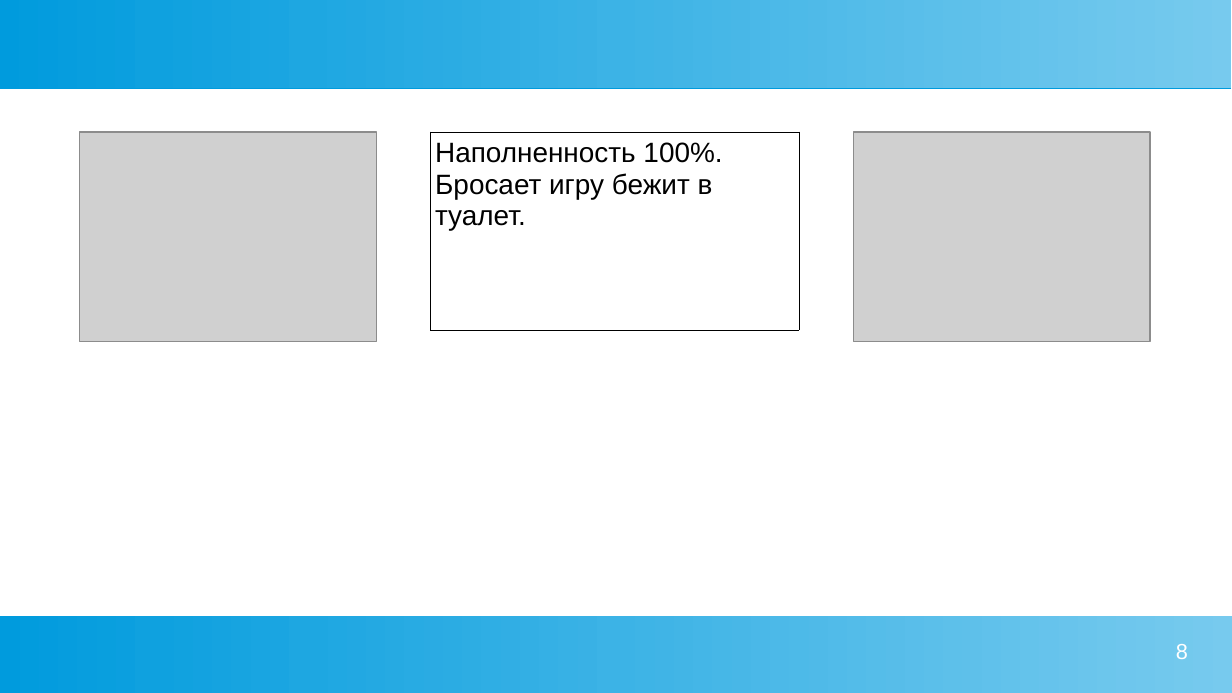
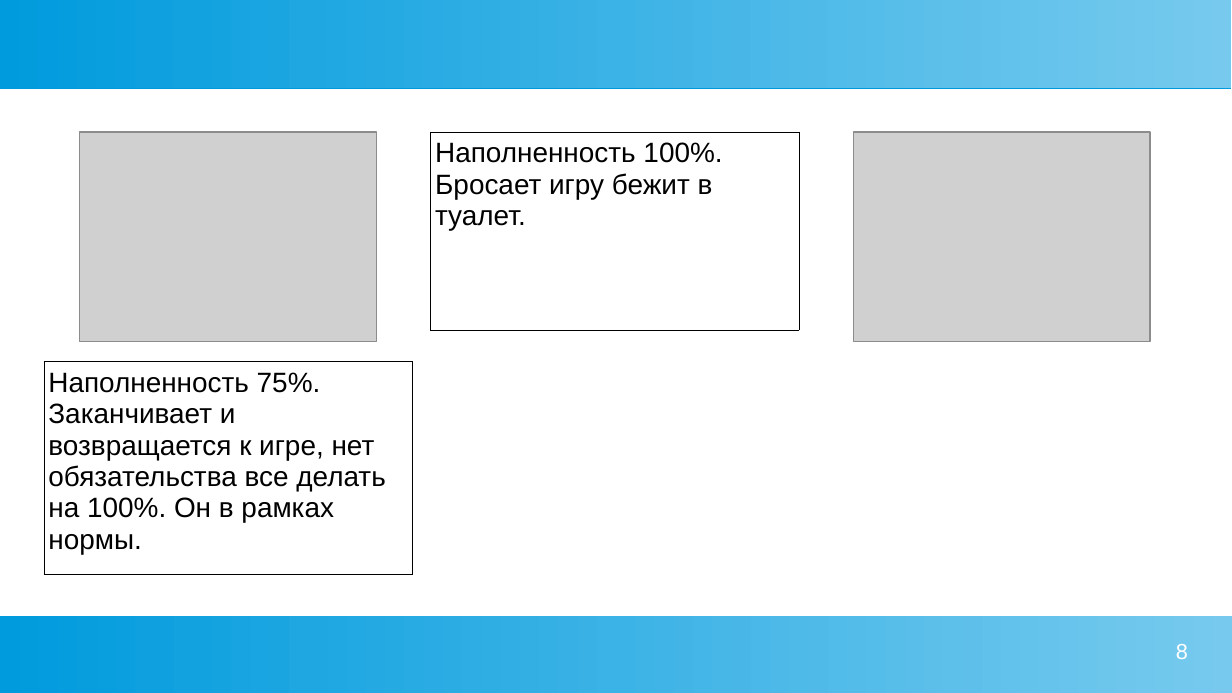
Before and after one commit to Chularev/articles, a slide deck: slide 8 of Psychology/2. гомеостаз и мотивация.odp. Drawn at 1232x693 pixels with LibreOffice and Linux fonts; fonts in the diff are those of the drawing; grey boxes stand for pictures. Boxes give left, top, right and bottom in pixels: in the first picture for what was removed or moved away, otherwise in the second. Text is boxed around its words. In the diff, an @@ line names an element or a change of style, - is before the commit and + after.

```diff
--- a/Psychology/2. гомеостаз и мотивация.odp
+++ b/Psychology/2. гомеостаз и мотивация.odp
@@ table added at bbox=[44, 362, 413, 572], 1 rows, 1 columns @@
+Наполненность 75%. / Заканчивает и возвращается к игре, нет обязательства все делать на 100%. Он в рамках нормы.
```
Also in this commit, not shown: 1 other slide changed.
